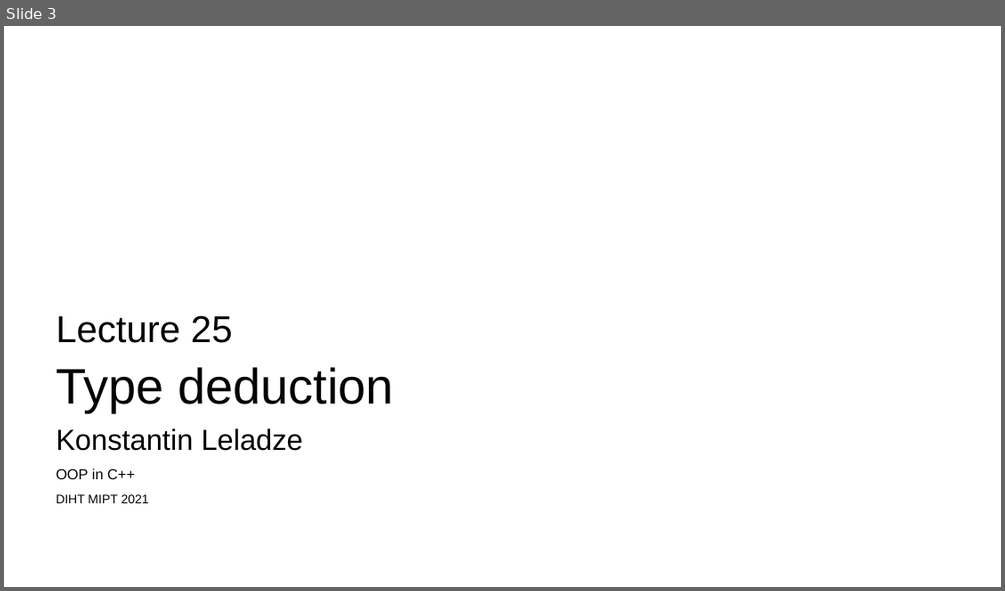
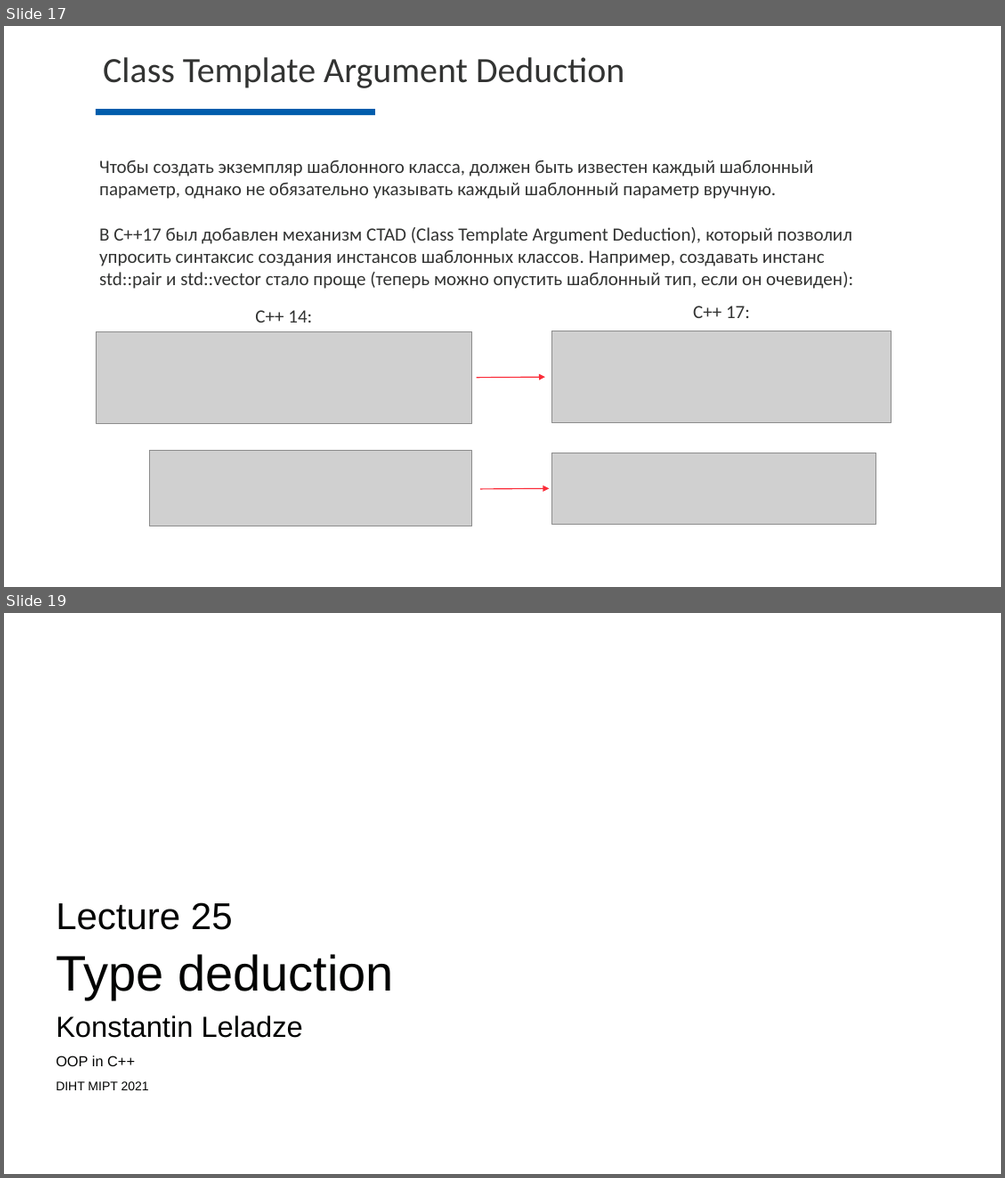
Before and after one commit to Costello1329/cpp-mipt-2021, a slide deck: lectures/lecture-25/draft.pptx. Shown one above the other, each under a label of ours: slide 3 before the commit, slides 17 and 19 after it; the slides between them are not shown. The pictures are 1005x591 and 1005x1178 pixels, drawn with LibreOffice and Linux fonts; fonts in the diff are those of the drawing; grey boxes stand for pictures; background and template pictures are left out. Boxes give left, top, right and bottom in pixels: in the first picture for what was removed or moved away, otherwise in the second. Text is boxed around its words. In the diff, an @@ line names an element or a change of style, - is before the commit and + after.

Commit message:
added new lecture

```diff
--- a/lectures/lecture-25/draft.pptx
+++ b/lectures/lecture-25/draft.pptx
@@ slide 17 added at (x1=4, y1=26, x2=1001, y2=587), background #FEFEFE @@
@@ text added at (x1=103, y1=57, x2=624, y2=88), 34.2 pt, text #323332 @@
+Class Template Argument Deduction
@@ line added from (96, 112) to (375, 112), #015DAC 6 pt @@
@@ text added at (x1=99, y1=160, x2=853, y2=289), 18 pt, text #323332 @@
+Чтобы создать экземпляр шаблонного класса, должен быть известен каждый шаблонный параметр, однако не обязательно указывать каждый шаблонный параметр вручную.
+В C++17 был добавлен механизм CTAD (Class Template Argument Deduction), который позволил упросить синтаксис создания инстансов шаблонных классов. Например, создавать инстанс std::pair и std::vector стало проще (теперь можно опустить шаблонный тип, если он очевиден):
@@ text added at (x1=255, y1=310, x2=312, y2=322), 18 pt, text #323332 @@
+C++ 14:
@@ text added at (x1=693, y1=305, x2=750, y2=318), 18 pt, text #323332 @@
+C++ 17:
@@ picture added at (x1=96, y1=332, x2=473, y2=423) @@
@@ picture added at (x1=552, y1=331, x2=890, y2=423) @@
@@ arrow added from (477, 378) to (545, 377), #FB2B38 1 pt @@
@@ picture added at (x1=149, y1=451, x2=472, y2=526) @@
@@ picture added at (x1=552, y1=452, x2=876, y2=524) @@
@@ arrow added from (480, 489) to (550, 488), #FB2B38 1 pt @@
@@ what was slide 3 is now slide 19 @@
```
Also in this commit, not shown: 16 other slides added, 1 slide removed.
